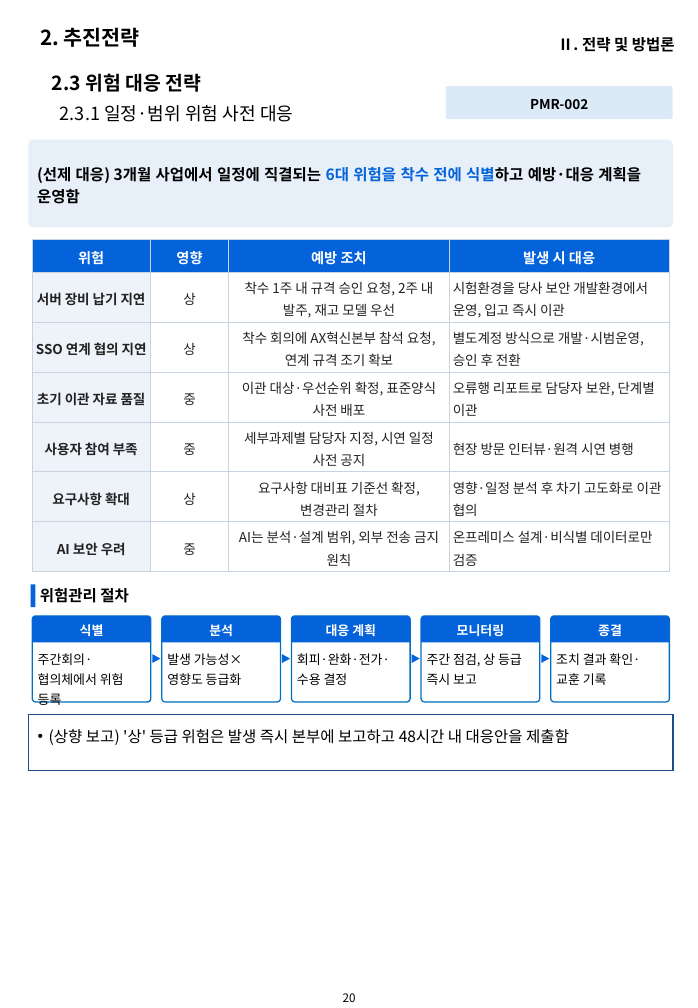
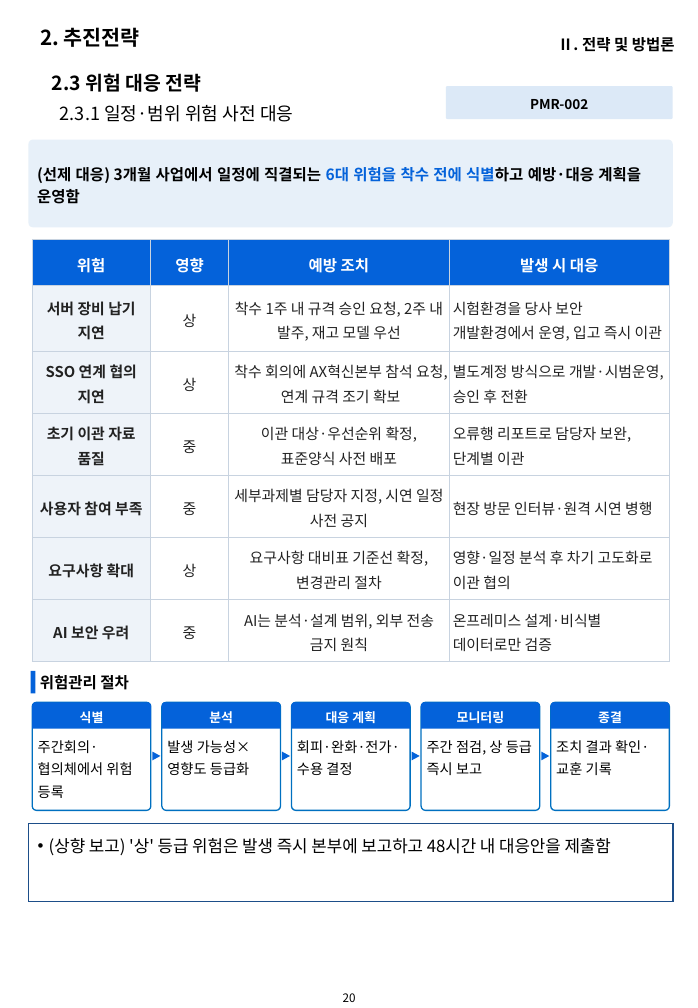
Before and after one commit to hwangsteeve-tech/hbjw, a slide deck: slide 20 of proposals/2026-10_pnu-ai-platform/pnu_proposal.pptx. Drawn at 698x1008 pixels with LibreOffice and Linux fonts; fonts in the diff are those of the drawing; background and template pictures are left out. Boxes give left, top, right and bottom in pixels: in the first picture for what was removed or moved away, otherwise in the second. Text is boxed around its words. In the diff, an @@ line names an element or a change of style, - is before the commit and + after.

```diff
--- a/proposals/2026-10_pnu-ai-platform/pnu_proposal.pptx
+++ b/proposals/2026-10_pnu-ai-platform/pnu_proposal.pptx
@@ table at <box>33,240,671,659</box> @@
@@ size 11 to 12 pt in "위험", "영향", "예방 조치", "발생 시 대응" @@
@@ size 10.5 to 11.5 pt @@
@@ 5 round same rects, 1 text, 1 rectangle: place and size @@
-5 round same rects, 1 text, 1 rectangle at <box>31,584,669,642</box>
+5 round same rects, 1 text, 1 rectangle at <box>31,671,669,729</box>
@@ rounded rectangle: place and size @@
-rounded rectangle at <box>33,616,151,703</box>
+rounded rectangle at <box>33,703,151,811</box>
@@ rounded rectangle: place and size @@
-rounded rectangle at <box>162,616,280,703</box>
+rounded rectangle at <box>162,703,280,811</box>
@@ rounded rectangle: place and size @@
-rounded rectangle at <box>291,616,409,703</box>
+rounded rectangle at <box>291,703,409,811</box>
@@ rounded rectangle: place and size @@
-rounded rectangle at <box>422,616,540,703</box>
+rounded rectangle at <box>422,703,540,811</box>
@@ rounded rectangle: place and size @@
-rounded rectangle at <box>551,616,669,703</box>
+rounded rectangle at <box>551,703,669,811</box>
@@ text "주간회의·협의체에서 위험 등록": place and size @@
-text "주간회의·협의체에서 위험 등록" at <box>38,653,124,705</box>
+text "주간회의·협의체에서 위험 등록" at <box>38,740,132,798</box>
@@ text "발생 가능성×영향도 등급화": place and size @@
-text "발생 가능성×영향도 등급화" at <box>167,653,242,685</box>
+text "발생 가능성×영향도 등급화" at <box>167,740,251,775</box>
@@ text "회피·완화·전가·수용 결정": place and size @@
-text "회피·완화·전가·수용 결정" at <box>297,653,390,685</box>
+text "회피·완화·전가·수용 결정" at <box>297,740,400,775</box>
@@ text "주간 점검, 상 등급 즉시 ...": place and size @@
-text "주간 점검, 상 등급 즉시 ..." at <box>427,653,522,685</box>
+text "주간 점검, 상 등급 즉시 ..." at <box>427,740,532,775</box>
@@ size 10 to 11 pt in 5 elements at <box>38,740,132,798</box>, <box>167,740,251,775</box>, <box>297,740,400,775</box>, <box>427,740,532,775</box>, <box>556,740,649,775</box> @@
@@ text "조치 결과 확인·교훈 기록": place and size @@
-text "조치 결과 확인·교훈 기록" at <box>556,653,640,685</box>
+text "조치 결과 확인·교훈 기록" at <box>556,740,649,775</box>
@@ 4 triangles: place and size @@
-4 triangles at <box>152,655,549,664</box>
+4 triangles at <box>152,752,549,760</box>
@@ rectangle: place and size @@
-rectangle at <box>29,715,674,771</box>
+rectangle at <box>29,824,674,903</box>
@@ text "(상향 보고) '상' 등급 위험은 ...": place and size @@
-text "(상향 보고) '상' 등급 위험은 ..." at <box>49,729,569,745</box>
+text "(상향 보고) '상' 등급 위험은 ..." at <box>49,838,611,855</box>
@@ text "(상향 보고) '상' 등급 위험은 ..." at <box>49,838,611,855</box>: size 12 to 13 pt @@
```
Also in this commit, not shown: 61 other slides changed, 13 other files.
